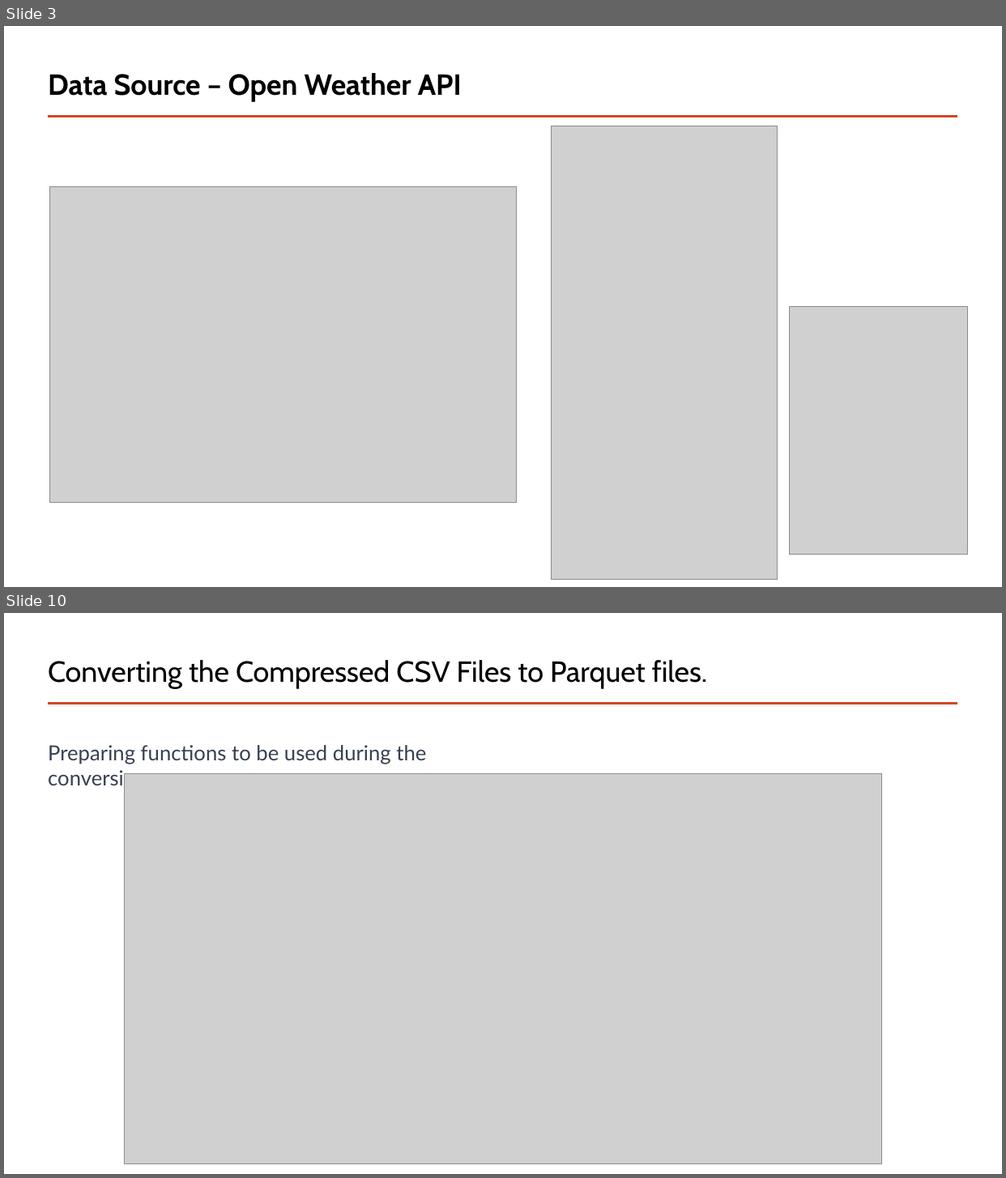
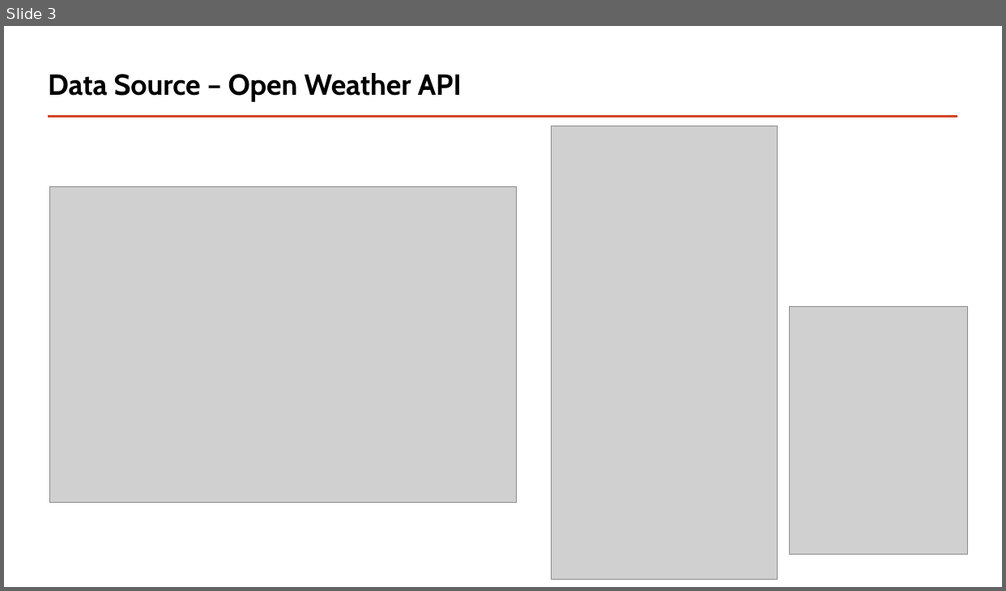
Before and after one commit to piotreks-uw-edu/kafka-weather-pipeline, a slide deck: Presentation/Processing Data on Air Pollution in Europe on Modern Data Platform.pptx. Shown one above the other, each under a label of ours: slides 3 and 10 before the commit, slide 3 after it; the slides between them are not shown. The pictures are 1006x1178 and 1006x591 pixels, drawn with LibreOffice and Linux fonts; fonts in the diff are those of the drawing; grey boxes stand for pictures. Boxes give left, top, right and bottom in pixels: in the first picture for what was removed or moved away, otherwise in the second. Text is boxed around its words. In the diff, an @@ line names an element or a change of style, - is before the commit and + after.

```diff
--- a/Presentation/Processing Data on Air Pollution in Europe on Modern Data Platform.pptx
+++ b/Presentation/Processing Data on Air Pollution in Europe on Modern Data Platform.pptx
@@ slide 10 removed at (x1=4, y1=613, x2=1002, y2=1174), background #FFFFFF; not listed: 1 template element that a slide beside it also shows @@
@@ title removed at (x1=48, y1=660, x2=707, y2=689) @@
-Converting the Compressed CSV Files to Parquet files.
@@ text removed at (x1=48, y1=745, x2=426, y2=790) @@
-Preparing functions to be used during the conversion:
@@ picture removed at (x1=125, y1=774, x2=882, y2=1165) @@
```
Also in this commit, not shown: 4 slides changed, 12 slides added, 10 other slides removed, 1 other file.
